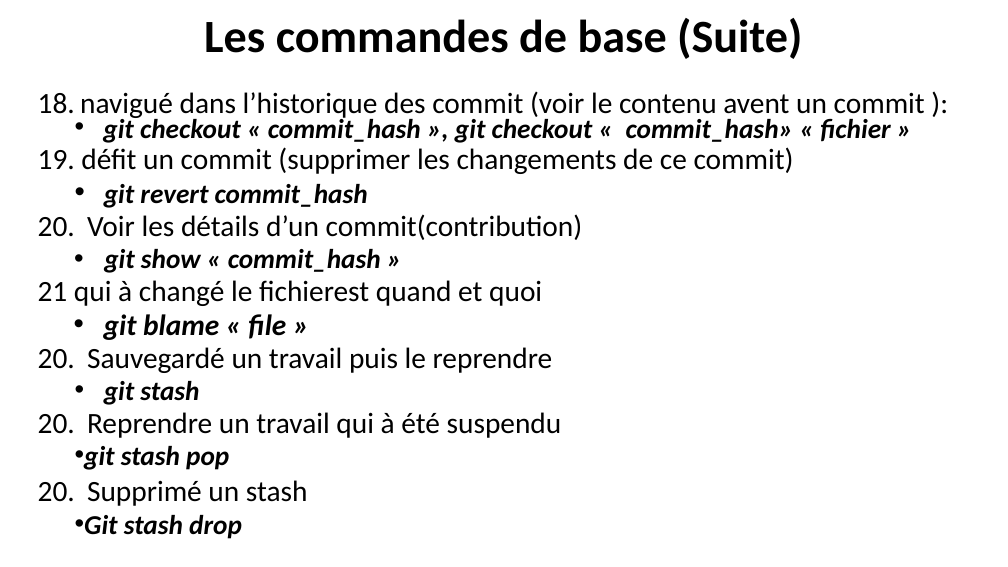
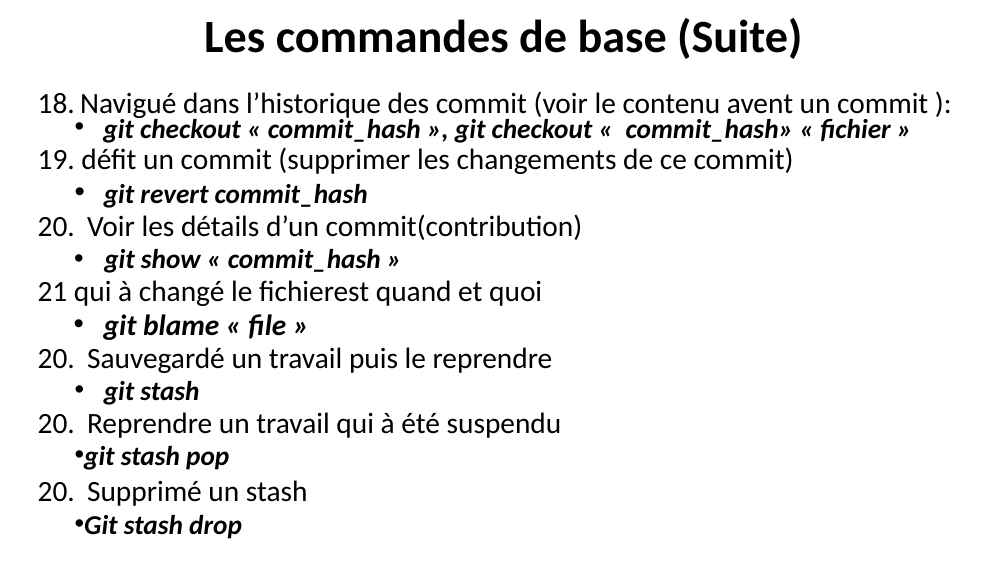
Before and after one commit to belakebiboussad/form, a slide deck: slide 9 of Formation Git.pptx. Drawn at 1008x567 pixels with LibreOffice and Linux fonts; fonts in the diff are those of the drawing. Boxes give left, top, right and bottom in pixels: in the first picture for what was removed or moved away, otherwise in the second. Text is boxed around its words. In the diff, an @@ line names an element or a change of style, - is before the commit and + after.

```diff
--- a/Formation Git.pptx
+++ b/Formation Git.pptx
@@ text at (x1=80, y1=91, x2=928, y2=120): text changed @@
-  18. navigué dans l’historique des commit (voir le contenu avent un commit ):
+  18. Navigué dans l’historique des commit (voir le contenu avent un commit ):
```
Also in this commit, not shown: 4 other slides changed, 4 slides added, 3 other files.
